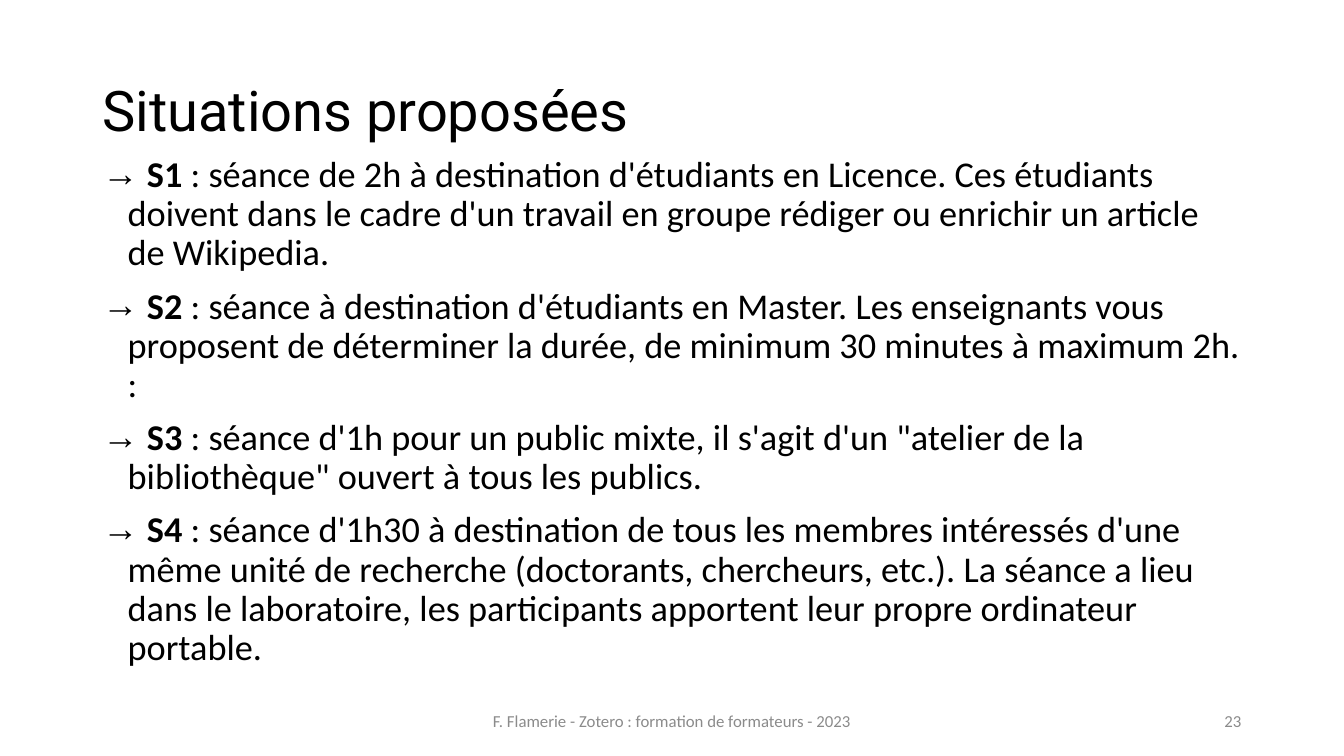
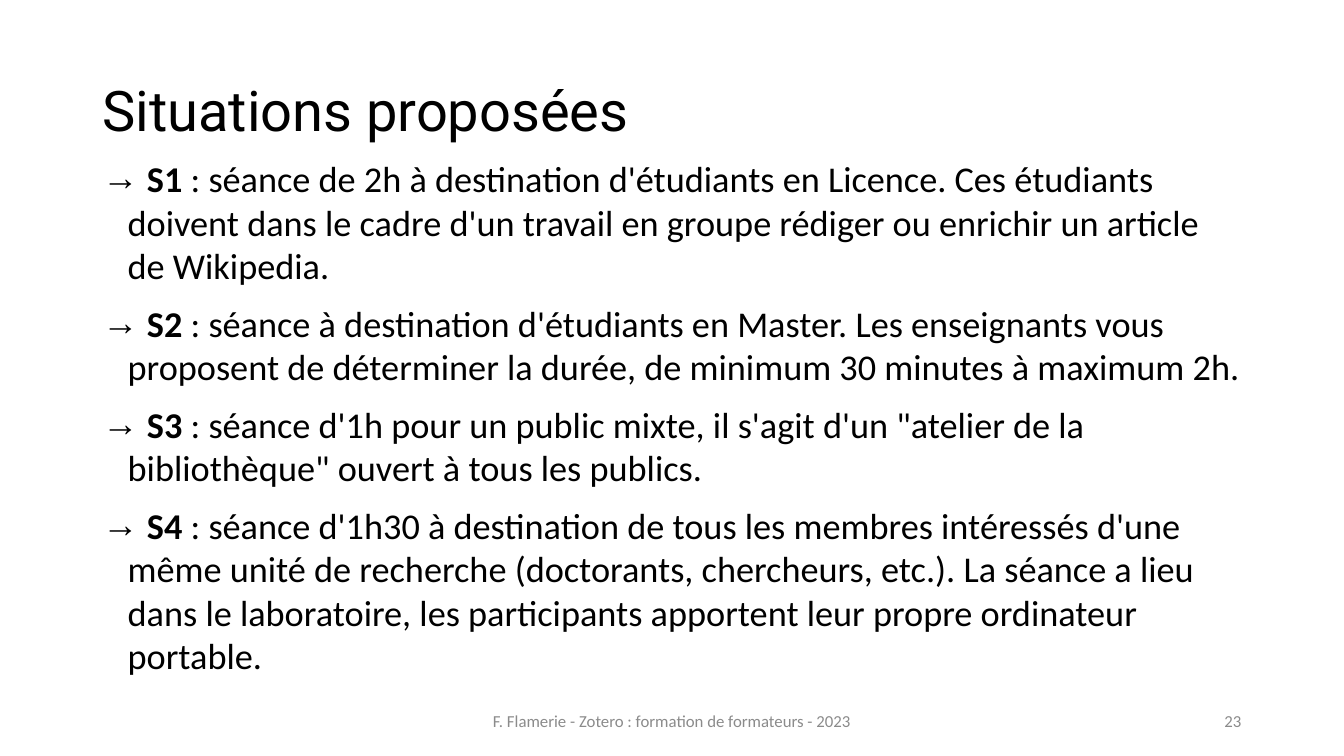
Before and after one commit to fflamerie/zotero_formateurs, a slide deck: slide 23 of docs/zotero_formateurs.pptx. Drawn at 1344x756 pixels with LibreOffice and Linux fonts; fonts in the diff are those of the drawing. Boxes give left, top, right and bottom in pixels: in the first picture for what was removed or moved away, otherwise in the second. Text is boxed around its words. In the diff, an @@ line names an element or a change of style, - is before the commit and + after.

```diff
--- a/docs/zotero_formateurs.pptx
+++ b/docs/zotero_formateurs.pptx
@@ text at bbox=[128, 166, 1199, 675]: line spacing 0.9 to 1 @@
@@ text at bbox=[128, 311, 1240, 386]: text changed @@
-→ S2 : séance à destination d'étudiants en Master. Les enseignants vous proposent de déterminer la durée, de minimum 30 minutes à maximum 2h. :
+→ S2 : séance à destination d'étudiants en Master. Les enseignants vous proposent de déterminer la durée, de minimum 30 minutes à maximum 2h.
```
Also in this commit, not shown: 5 other slides changed, 1 other file.
